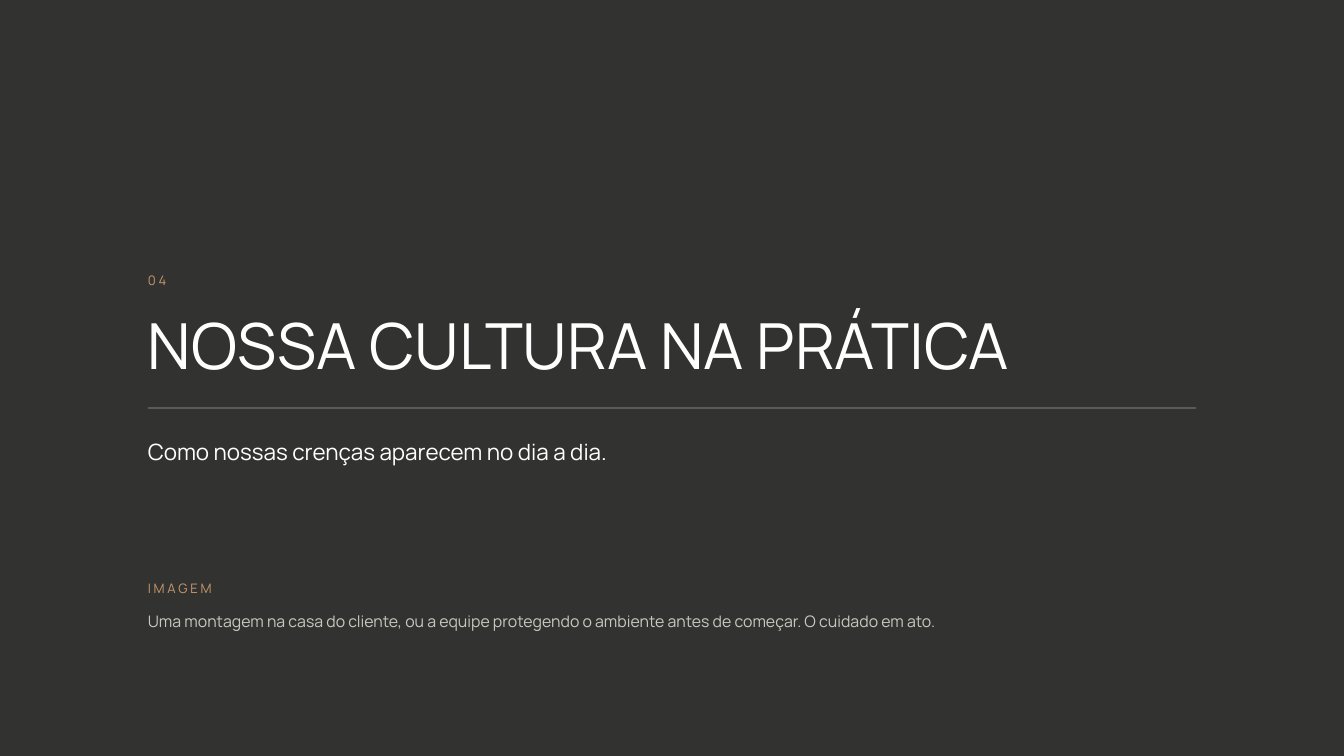
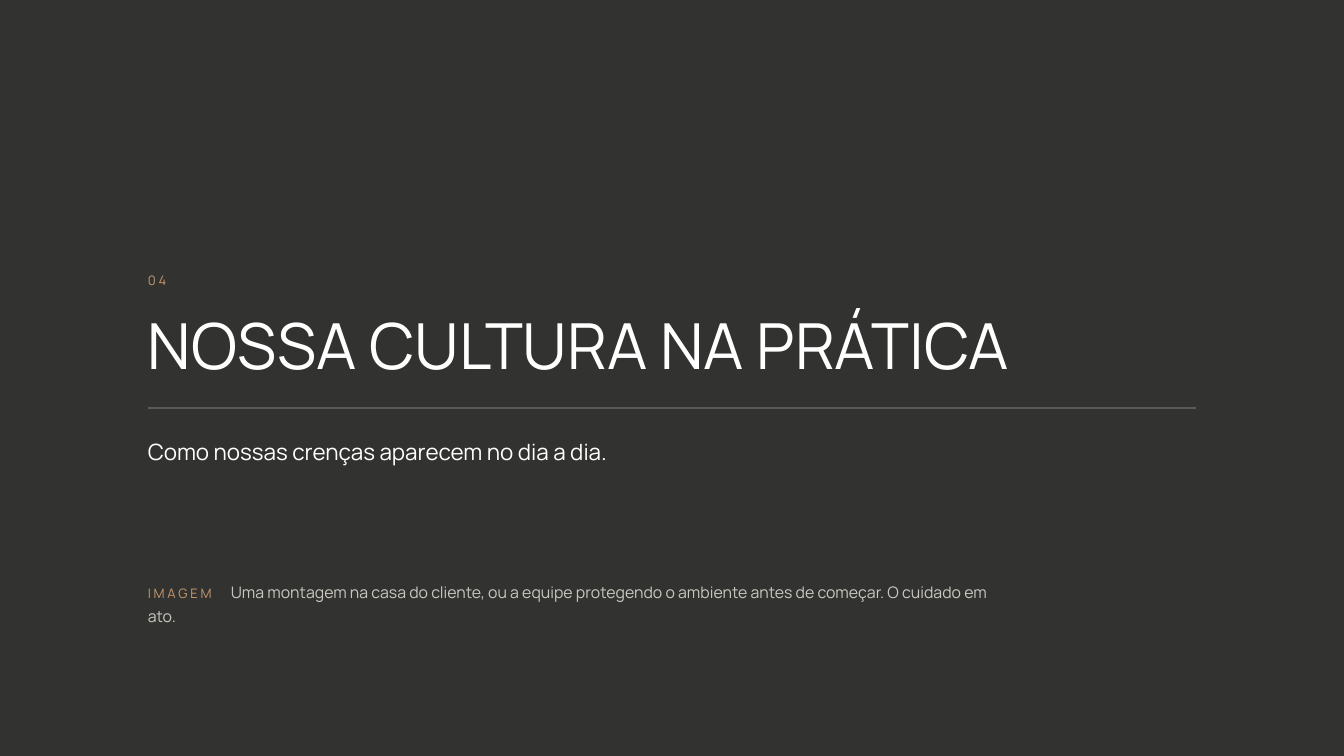
Before and after one commit to kellyalbertkabrand/Apresentacao_Revelacao_de_Essencia, a slide deck: slide 17 of clientes/flavia-muccelin/Cultura-Organizacional-Forma-e-My-Home.pptx. Drawn at 1344x756 pixels with LibreOffice and Linux fonts; fonts in the diff are those of the drawing; background and template pictures are left out; a plain dark background stands for a picture behind light text. Boxes give left, top, right and bottom in pixels: in the first picture for what was removed or moved away, otherwise in the second. Text is boxed around its words. In the diff, an @@ line names an element or a change of style, - is before the commit and + after.

```diff
--- a/clientes/flavia-muccelin/Cultura-Organizacional-Forma-e-My-Home.pptx
+++ b/clientes/flavia-muccelin/Cultura-Organizacional-Forma-e-My-Home.pptx
@@ text at [148, 586, 987, 602]: text changed @@
-Uma montagem na casa do cliente, ou a equipe protegendo o ambiente antes de começar. O cuidado em ato.
+IMAGEM Uma montagem na casa do cliente, ou a equipe protegendo o ambiente antes de começar. O cuidado em ato.
@@ text removed at [148, 583, 212, 593] @@
-IMAGEM
```
Also in this commit, not shown: 5 other slides changed, 19 other files.
